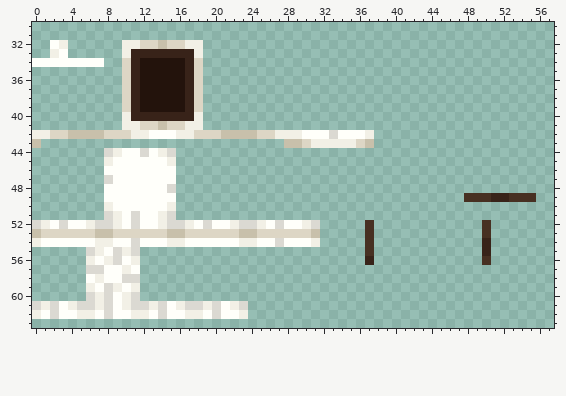
File history of a pixel-art sprite, common/src/main/resources/assets/suitableforcombat/textures/armor/pith_helmet.png. This is how it looked before the edit.
The file is 64x64 pixels. Shown: x 0..57, y 30..63.
Now the later version:
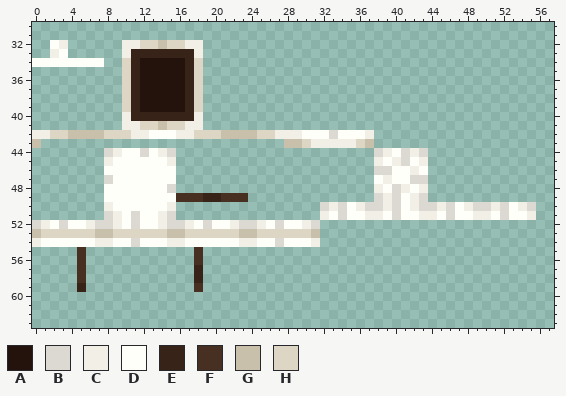
Palette (. is transparent): A #23130c  B #dbd9d2  C #f2f0e6  D #fffffa  E #382319  F #473022  G #c8c0ab  H #ddd6c5
What changed:
Changed rows in their new state; - is an unchanged pixel.
first column x 0:
44 --------------------------------------BCDBCB------------
45 --------------------------------------CDCBDC------------
46 --------------------------------------BBDDCD------------
47 --------------------------------------DCDDBB------------
48 --------------------------------------CDBCDC------------
49 ----------------FFFEEFFF--------------BCBDCB----........
50 --------------------------------BCBDCBBCBDCBBCBDCBBCBDCB
51 --------------------------------CDBDDCCDBDDCCDBDDCCDBDDC
52 -------------------------------------.------------.-----
53 -------------------------------------.------------.-----
54 -------------------------------------.------------.-----
55 -----F......------F------------------.------------.-----
56 -----F......------F------------------.------------.-----
57 -----F......------E-------------------------------------
58 -----F......------E-------------------------------------
59 -----E......------F-------------------------------------
60 ------......--------------------------------------------
61 ........................--------------------------------
62 ........................--------------------------------
